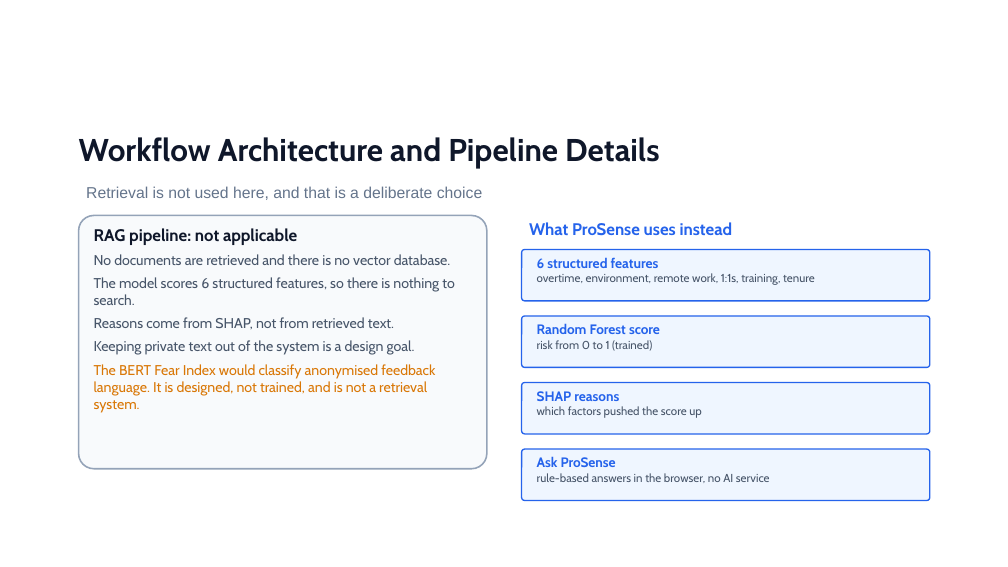
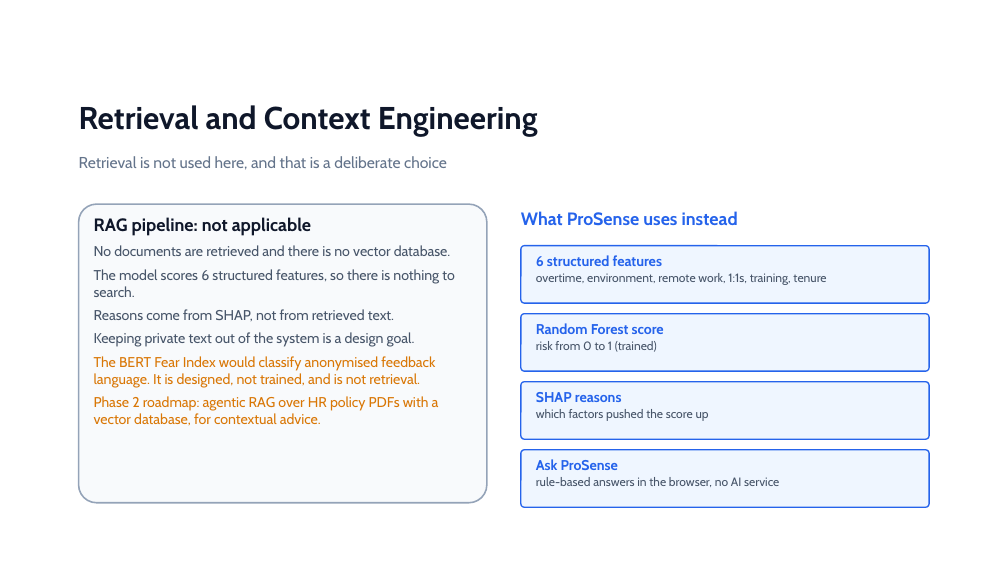
Before and after one commit to deepkantmba-collab/prosense-dashboard, a slide deck: slide 9 of deck/ProSense_AI_Capstone_Deck.pptx (slide 8 before the commit). Drawn at 1008x567 pixels with LibreOffice and Linux fonts; fonts in the diff are those of the drawing. Boxes give left, top, right and bottom in pixels: in the first picture for what was removed or moved away, otherwise in the second. Text is boxed around its words. In the diff, an @@ line names an element or a change of style, - is before the commit and + after.

```diff
--- a/deck/ProSense_AI_Capstone_Deck.pptx
+++ b/deck/ProSense_AI_Capstone_Deck.pptx
@@ text at (79,105,538,136): text changed @@
-Workflow Architecture and Pipeline Details
+Retrieval and Context Engineering
@@ text "Retrieval is not used here, ...": place and size @@
-text "Retrieval is not used here, ..." at (86,186,482,200)
+text "Retrieval is not used here, ..." at (79,156,447,170)
@@ text "Retrieval is not used here, ..." at (79,156,447,170): font Arial to Cabin @@
@@ rounded rectangle: place and size @@
-rounded rectangle at (79,216,487,469)
+rounded rectangle at (79,204,487,503)
@@ text "What ProSense uses instead": place and size @@
-text "What ProSense uses instead" at (529,222,733,236)
+text "What ProSense uses instead" at (521,211,738,226)
@@ text "What ProSense uses instead" at (521,211,738,226): size 16 to 17 pt @@
@@ text "RAG pipeline: not applicable": place and size @@
-text "RAG pipeline: not applicable" at (94,228,454,413)
+text "RAG pipeline: not applicable" at (94,217,454,426)
@@ text at (94,217,311,236): size 16 to 17 pt in "RAG pipeline: not applicable"; more space between paragraphs @@
@@ rounded rectangle: place and size @@
-rounded rectangle at (522,250,930,301)
+rounded rectangle at (521,246,929,303)
@@ text "6 structured features" at (536,255,826,285): size 13 to 13.5 pt in "6 structured features"; size 11 to 11.5 pt in "overtime, environment, remote work, 1:1s, training, tenure"; more space between paragraphs @@
@@ text "Random Forest score" at (536,323,664,352): size 13 to 13.5 pt in "Random Forest score"; size 11 to 11.5 pt in "risk from 0 to 1 (trained)"; more space between paragraphs @@
@@ text at (94,356,439,426): text changed @@
-The BERT Fear Index would classify anonymised feedback language. It is designed, not trained, and is not a retrieval system.
+The BERT Fear Index would classify anonymised feedback language. It is designed, not trained, and is not retrieval.
+Phase 2 roadmap: agentic RAG over HR policy PDFs with a vector database, for contextual advice.
@@ rounded rectangle: place and size @@
-rounded rectangle at (522,383,930,434)
+rounded rectangle at (521,382,929,439)
@@ text "SHAP reasons" at (536,392,709,421): size 13 to 13.5 pt in "SHAP reasons"; size 11 to 11.5 pt in "which factors pushed the score up"; more space between paragraphs @@
@@ rounded rectangle: place and size @@
-rounded rectangle at (522,449,930,501)
+rounded rectangle at (521,450,929,507)
@@ text "Ask ProSense" at (536,459,779,487): size 13 to 13.5 pt in "Ask ProSense"; size 11 to 11.5 pt in "rule-based answers in the browser, no AI ..."; more space between paragraphs @@
```
Also in this commit, not shown: 11 other slides changed, 4 slides added.
